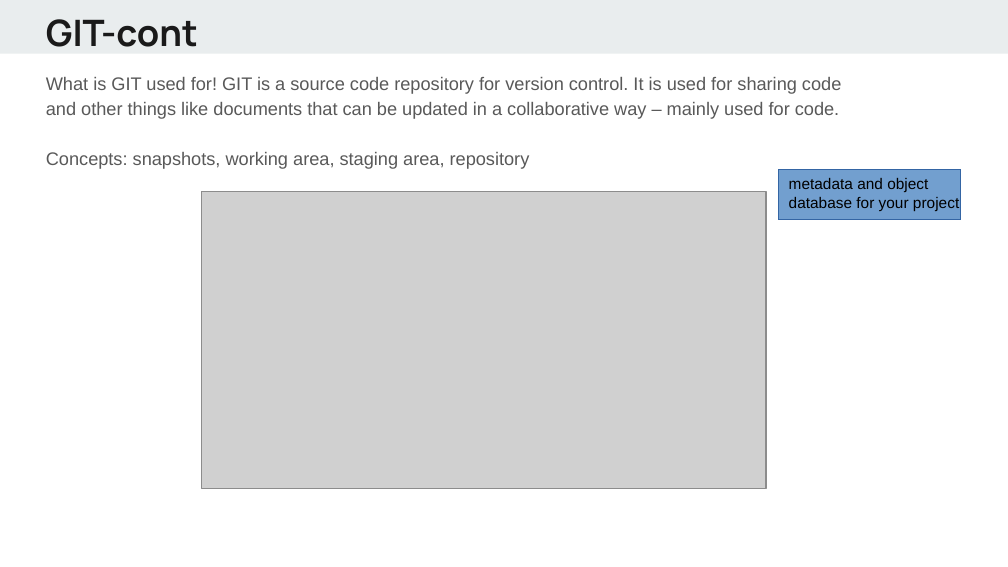
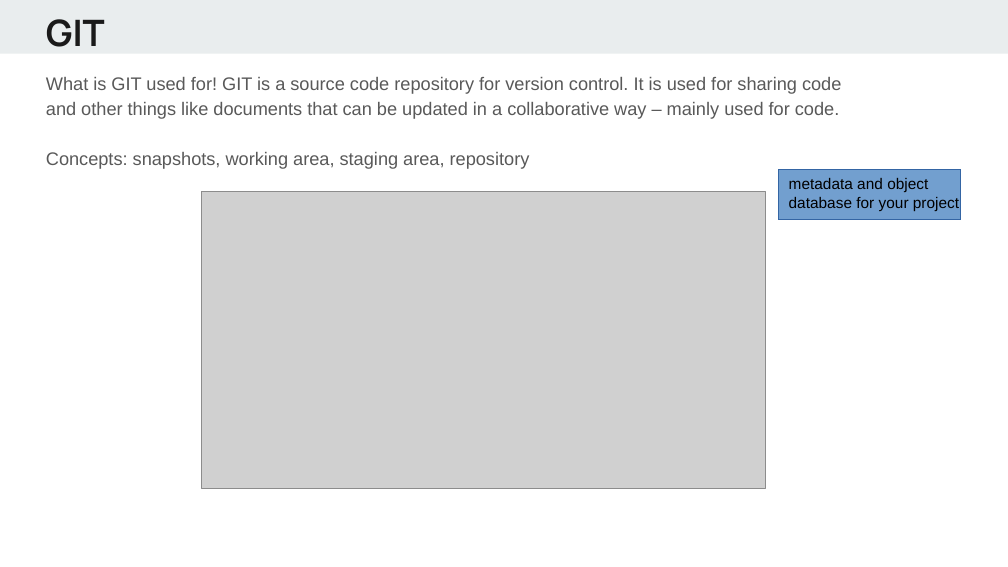
Before and after one commit to alif0/hello_world, a slide deck: slide 2 of lectures/Python - day1.pptx (slide 3 before the commit). Drawn at 1008x567 pixels with LibreOffice and Linux fonts; fonts in the diff are those of the drawing; grey boxes stand for pictures. Boxes give left, top, right and bottom in pixels: in the first picture for what was removed or moved away, otherwise in the second. Text is boxed around its words. In the diff, an @@ line names an element or a change of style, - is before the commit and + after.

```diff
--- a/lectures/Python - day1.pptx
+++ b/lectures/Python - day1.pptx
@@ text at box(46, 19, 105, 47): text changed @@
-GIT-cont
+GIT
```
Also in this commit, not shown: 6 other slides changed, 2 slides added.
